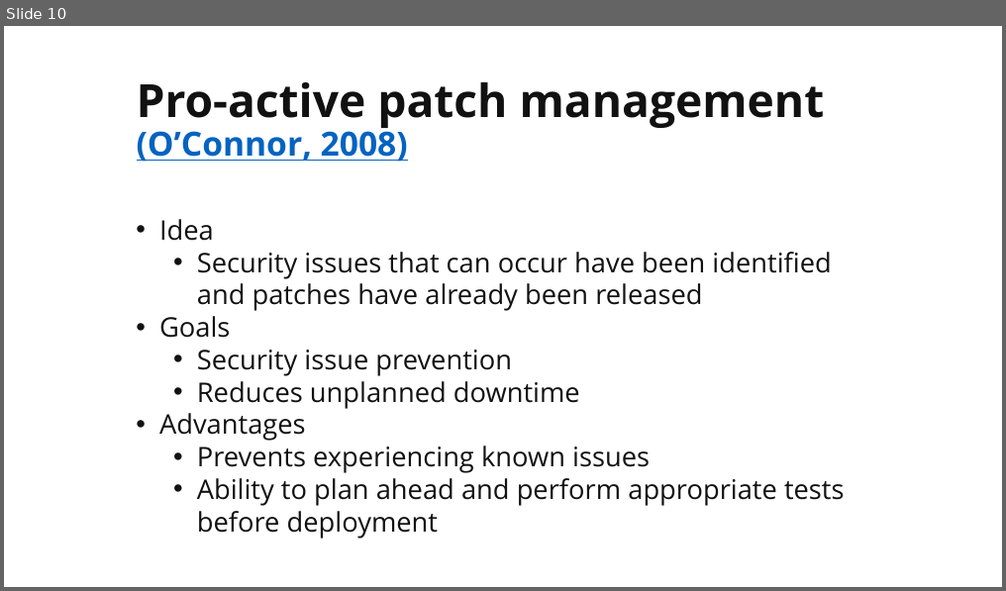
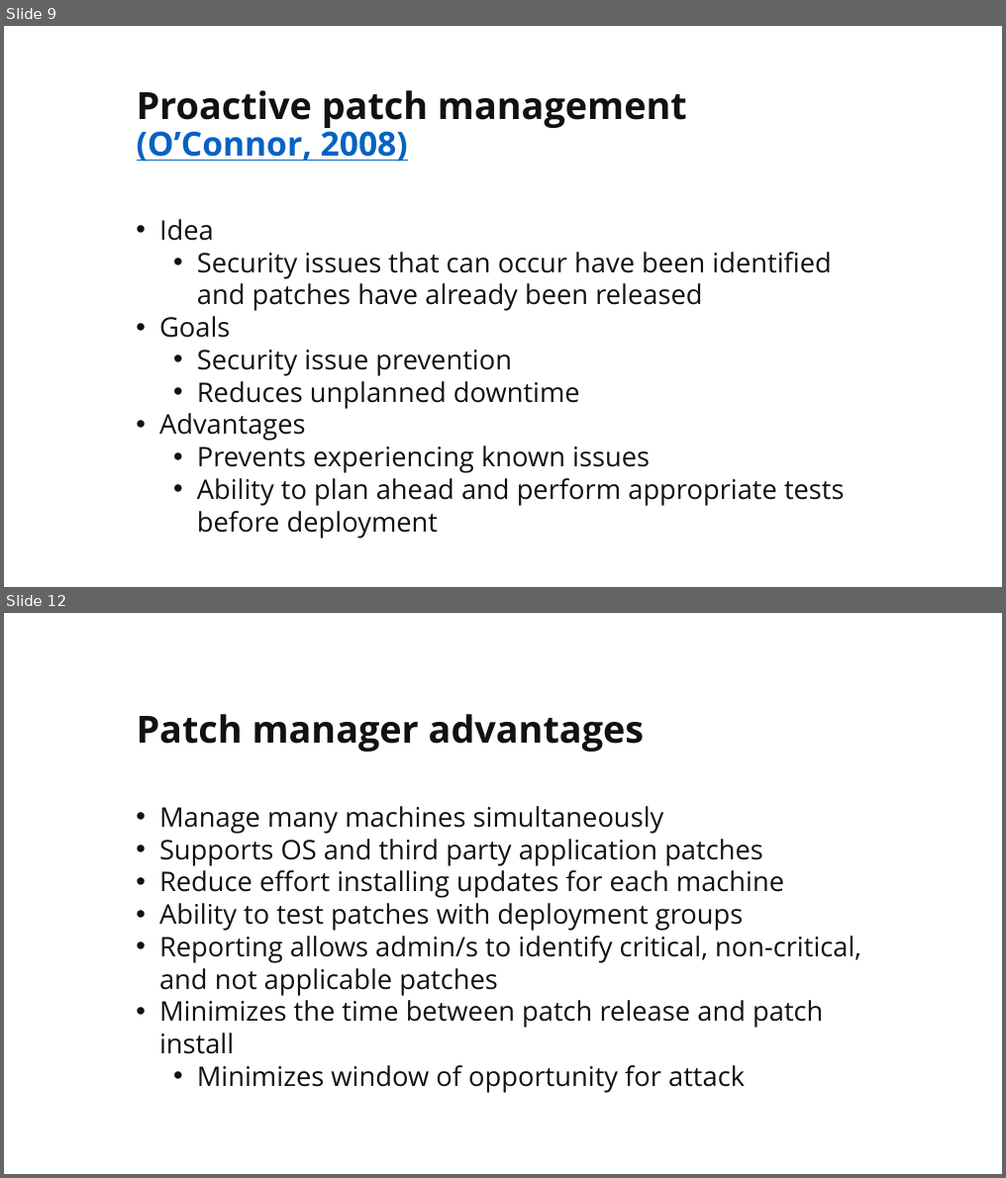
Before and after one commit to martymcflywa/ecu, a slide deck: year_1/sem_2/CSI1101_computer_security/0b_assignment_2_[22MAY15_0900]/dev/CSI1101_PONCE_A2_v02.pptx. Shown one above the other, each under a label of ours: slide 10 before the commit, slides 9 and 12 after it; the slides between them are not shown. The pictures are 1006x591 and 1006x1178 pixels, drawn with LibreOffice and Linux fonts; fonts in the diff are those of the drawing. Boxes give left, top, right and bottom in pixels: in the first picture for what was removed or moved away, otherwise in the second. Text is boxed around its words. In the diff, an @@ line names an element or a change of style, - is before the commit and + after.

```diff
--- a/year_1/sem_2/CSI1101_computer_security/0b_assignment_2_[22MAY15_0900]/dev/CSI1101_PONCE_A2_v02.pptx
+++ b/year_1/sem_2/CSI1101_computer_security/0b_assignment_2_[22MAY15_0900]/dev/CSI1101_PONCE_A2_v02.pptx
@@ slide 12 added at <box>4,613,1002,1174</box>, background #FFFFFF @@
@@ title added at <box>137,714,644,752</box>, 36 pt, text #111111, bold @@
+Patch manager advantages
@@ text added at <box>159,806,861,1093</box>, 26 pt, text #111111 @@
+• Manage many machines simultaneously
+• Supports OS and third party application patches
+• Reduce effort installing updates for each machine
+• Ability to test patches with deployment groups
+• Reporting allows admin/s to identify critical, non-critical, and not applicable patches
+• Minimizes the time between patch release and patch install
+  • Minimizes window of opportunity for attack
@@ what was slide 10 is now slide 9 @@
@@ slide 9 changed as well @@
@@ title at <box>137,90,687,162</box>: text changed; size 44 to 36 pt @@
-Pro-active patch management
-(O’Connor, 2008)
+Proactive patch management
+(O’Connor, 2008)
```
Also in this commit, not shown: 17 other slides changed, 18 other slides added, 47 slides removed, 1 other file.
